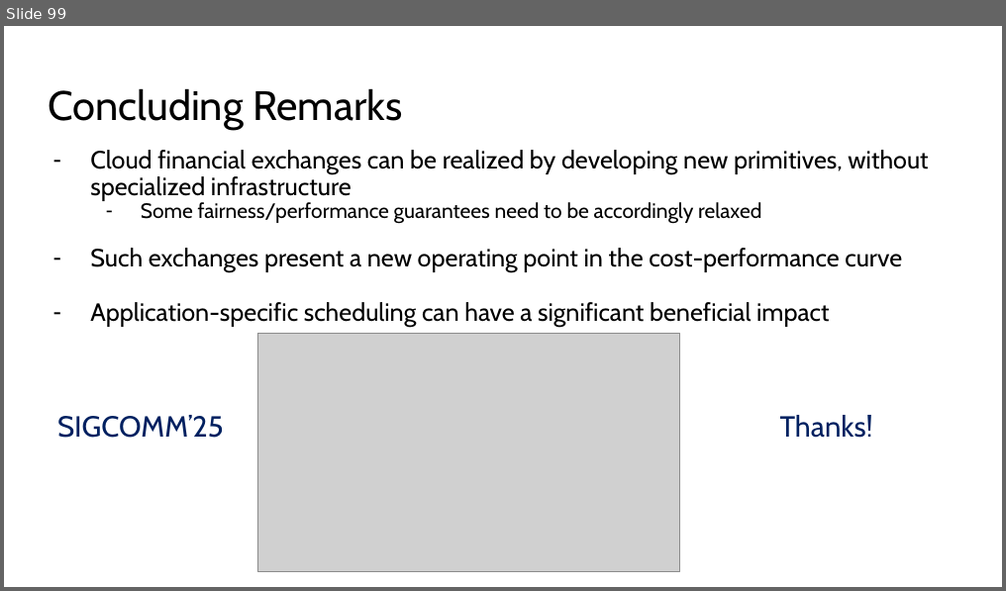
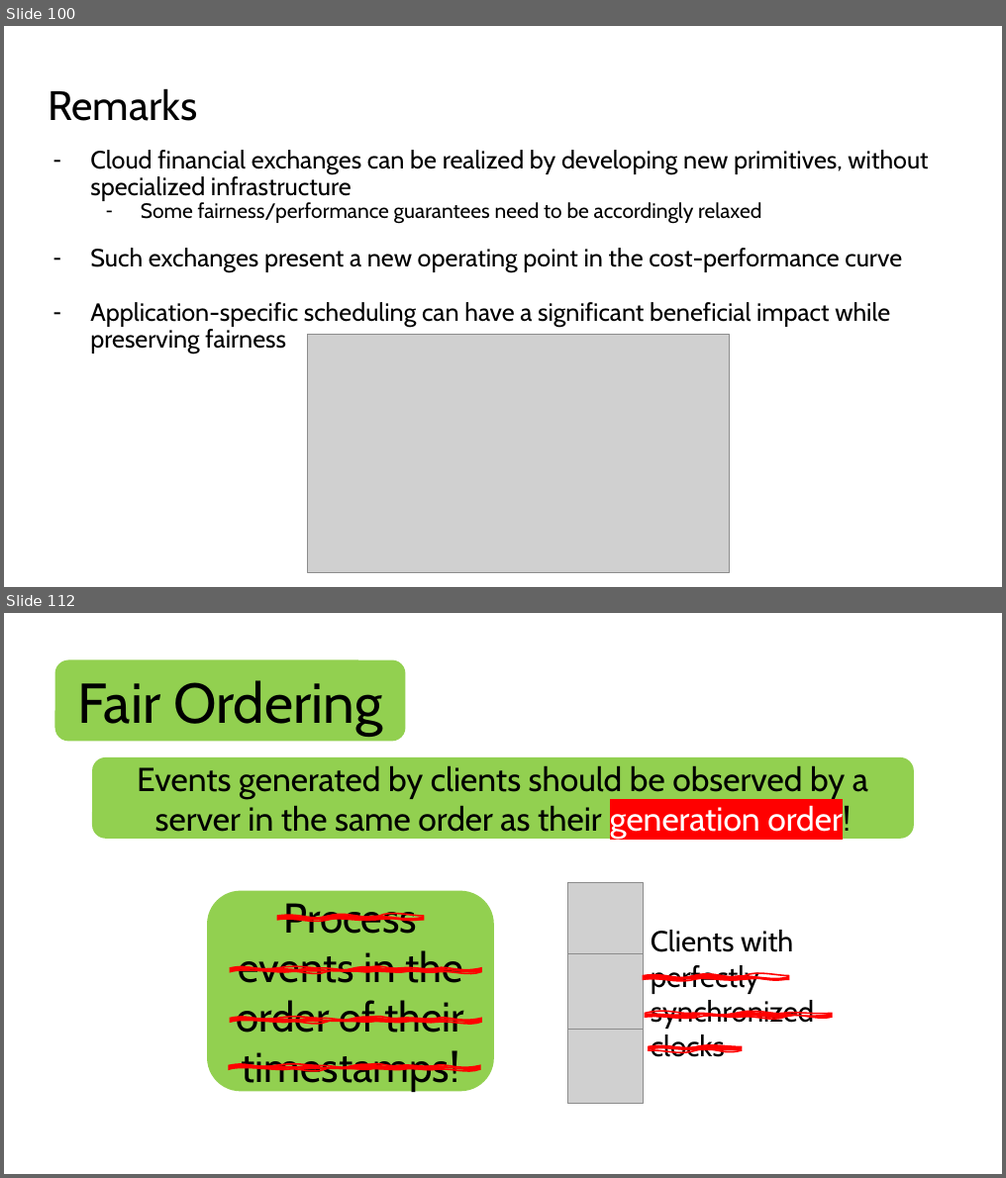
Before and after one commit to HaseebLUMS/Onyx-Presentation, a slide deck: thesis-latency-fairness.pptx. Shown one above the other, each under a label of ours: slide 99 before the commit, slides 100 and 112 after it; the slides between them are not shown. The pictures are 1006x591 and 1006x1178 pixels, drawn with LibreOffice and Linux fonts; fonts in the diff are those of the drawing; grey boxes stand for pictures. Boxes give left, top, right and bottom in pixels: in the first picture for what was removed or moved away, otherwise in the second. Text is boxed around its words. In the diff, an @@ line names an element or a change of style, - is before the commit and + after.

```diff
--- a/thesis-latency-fairness.pptx
+++ b/thesis-latency-fairness.pptx
@@ slide 112 added at [4,613,1002,1174], background #FFFFFF @@
@@ rounded rectangle added at [54,661,405,741], fill #92D050, 54 pt, text #000000 @@
+Fair Ordering
@@ rounded rectangle added at [92,758,915,839], fill #92D050, 32 pt, text #000000 @@
+Events generated by clients should be observed by a server in the same order as their generation order!
@@ rounded rectangle added at [207,891,494,1091], fill #92D050, 40 pt, text #000000 @@
+Process events in the order of their timestamps!
@@ picture added at [568,882,644,958] @@
@@ freeform shape added at [278,916,424,920], fill #FF0000, outline #FF0000 1.5 pt @@
@@ text added at [650,930,814,1058], 28 pt, text #000000 @@
+Clients with perfectly synchronized clocks
@@ freeform shape added at [230,968,481,972], fill #FF0000, outline #FF0000 1.5 pt @@
@@ picture added at [568,955,644,1029] @@
@@ freeform shape added at [644,976,789,980], fill #FF0000, outline #FF0000 1.5 pt @@
@@ freeform shape added at [230,1018,481,1022], fill #FF0000, outline #FF0000 1.5 pt @@
@@ freeform shape added at [645,1014,832,1017], fill #FF0000, outline #FF0000 1.5 pt @@
@@ picture added at [568,1029,644,1104] @@
@@ freeform shape added at [648,1048,742,1051], fill #FF0000, outline #FF0000 1.5 pt @@
@@ freeform shape added at [229,1065,480,1069], fill #FF0000, outline #FF0000 1.5 pt @@
@@ what was slide 99 is now slide 100 @@
@@ slide 100 changed as well @@
@@ title at [48,88,197,121]: text changed @@
-Concluding Remarks
+Remarks
@@ text at [90,302,890,354]: text changed @@
-– Application-specific scheduling can have a significant beneficial impact
+– Application-specific scheduling can have a significant beneficial impact while preserving fairness
@@ picture: place and size @@
-picture at [257,334,680,572]
+picture at [308,335,731,573]
@@ text removed at [57,415,224,438] @@
-SIGCOMM’25
@@ text removed at [780,415,873,438] @@
-Thanks!
```
Also in this commit, not shown: 34 other slides added, 1 other file.
